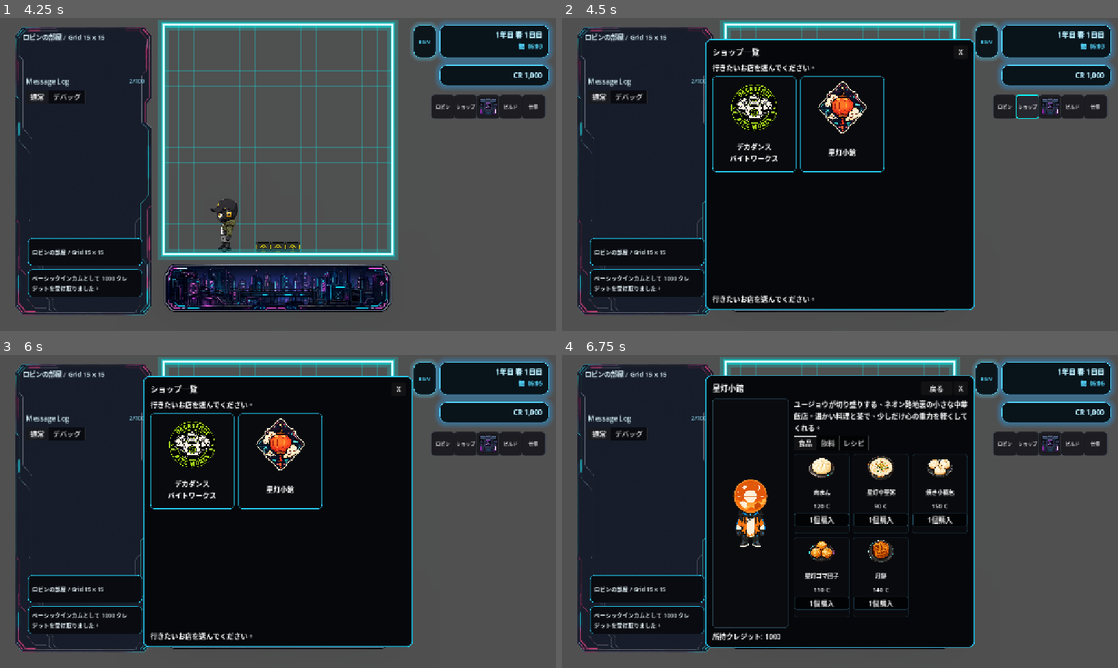
Above: before the commit, frames 1-4 (two rows, left to right).
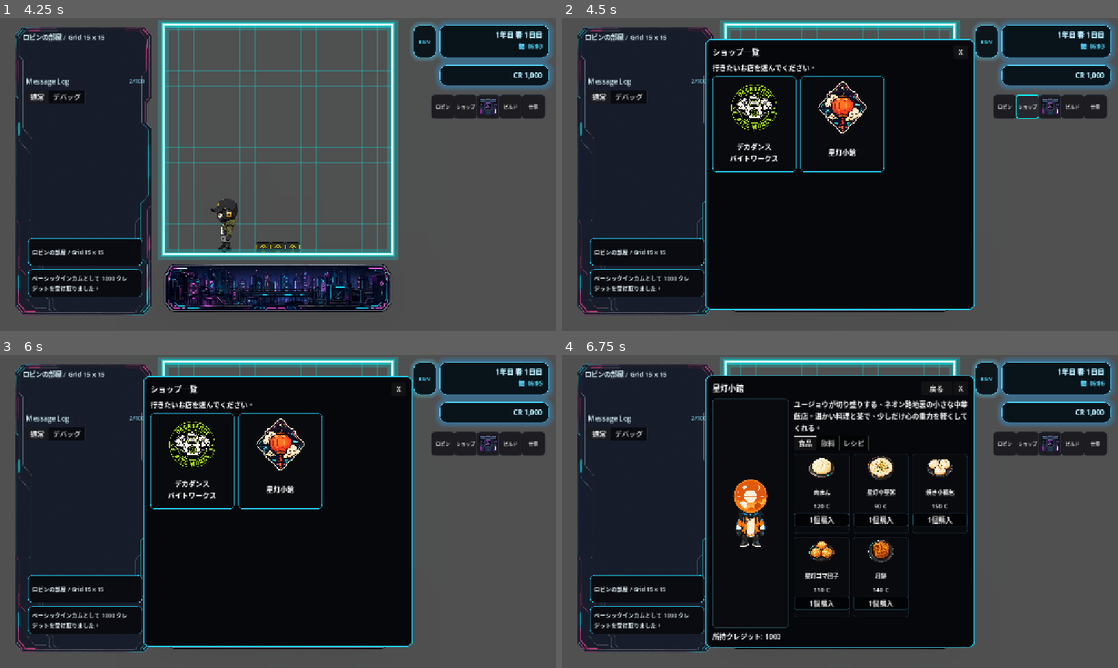
Above: after the commit, the same moments.

Repository: grimoire1089-coder/optimistic
Game: Godot game, scene res://Scenes/Boot/TitleScene.tscn
Two runs of this game, one before a commit and one after it. Both use one fixed random seed, a clock stepped at 60 frames per second and the inputs below. Sound files missing from this copy of the repository are replaced by a short silence.
Inputs (mouse positions are in pixels of both pictures, inside the frame that each line leads up to):
- Up to frame 1 (4.25 s): click "はじめる" at 0.5 s; click "BGM" at 1.25 s; click "OFF" at 2 s; click "ロビン" at 2.75 s; click "×" at 3.5 s
- Up to frame 2 (4.5 s): click "ショップ" at 4.25 s
- Up to frame 3 (6 s): click (194, 461) at 5.02 s; click "戻る" at 5.75 s
- Up to frame 4 (6.75 s): click (840, 461) at 6.52 s

Frame 1 is identical in both runs. In frame 2, 0.5% of the frame differs, in the area x 25-75%, y 88-94%; in frame 3, 0.5%; in frame 4, nothing differs.

Commit message:
Remove duplicated shop list detail text

Diff:
--- a/Scripts/UI/Shop/ShopMenuTwoLineCards.gd
+++ b/Scripts/UI/Shop/ShopMenuTwoLineCards.gd
@@ -14,6 +14,11 @@
 		return
 	_last_purchase_multiplier = current_multiplier
 	_refresh_current_shop_detail()
+
+
+func _show_shop_list() -> void:
+	super._show_shop_list()
+	_clear_duplicated_shop_list_detail()
 
 
 func _create_shop_button(shop: ShopData, index: int) -> Button:
@@ -154,6 +159,17 @@
 	return card_panel
 
 
+func _clear_duplicated_shop_list_detail() -> void:
+	if detail_label == null:
+		return
+	var guide_text := ""
+	if guide_label != null:
+		guide_text = guide_label.text.strip_edges()
+	var detail_text := detail_label.text.strip_edges()
+	if detail_text == "行きたいお店を選んでください。" or detail_text == guide_text:
+		detail_label.text = ""
+
+
 func _single_line_shop_name(shop: ShopData) -> String:
 	if shop == null:
 		return ""
